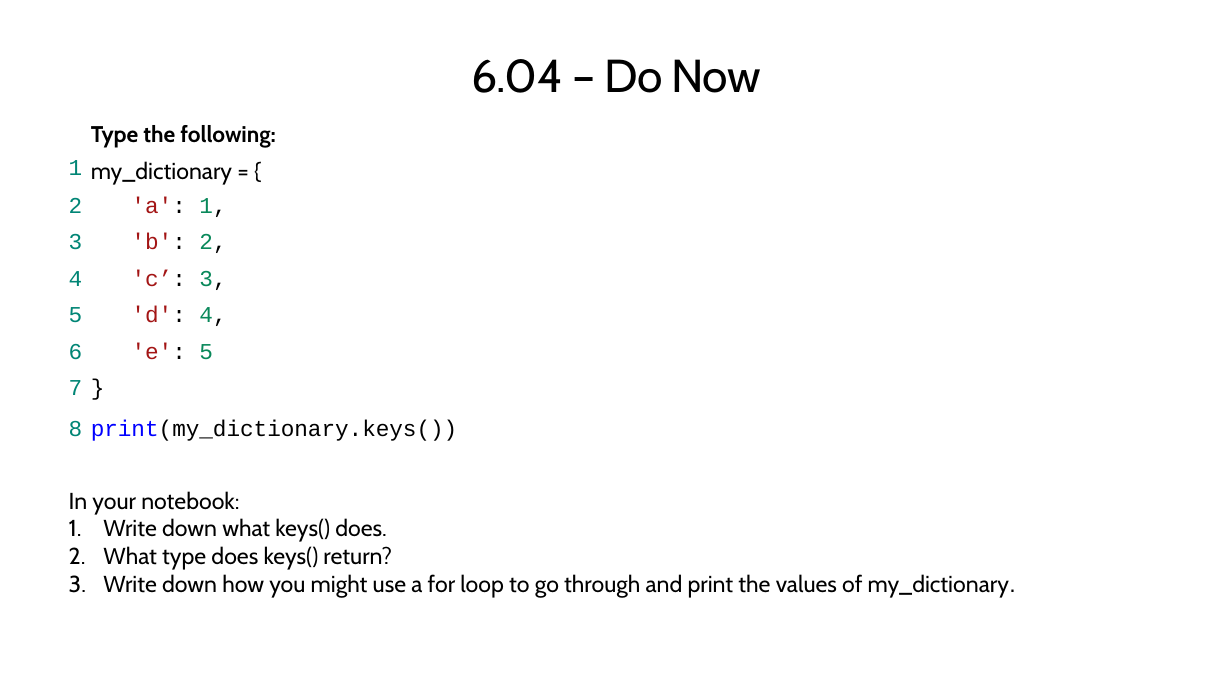
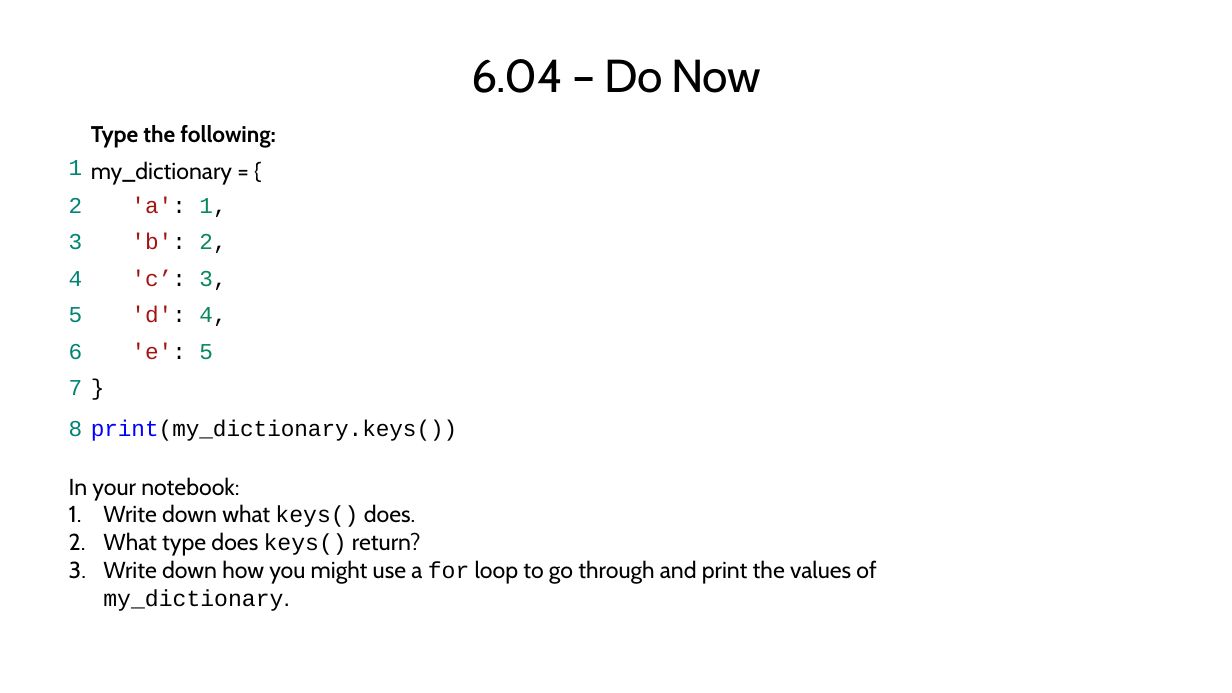
Before and after one commit to TEALSK12/2nd-semester-introduction-to-computer-science, a slide deck: slide 4 of units/6_unit/slidedecks/Intro Python 6.04 TEALS.pptx. Drawn at 1232x693 pixels with LibreOffice and Linux fonts; fonts in the diff are those of the drawing; background and template pictures are left out. Boxes give left, top, right and bottom in pixels: in the first picture for what was removed or moved away, otherwise in the second. Text is boxed around its words. In the diff, an @@ line names an element or a change of style, - is before the commit and + after.

```diff
--- a/units/6_unit/slidedecks/Intro Python 6.04 TEALS.pptx
+++ b/units/6_unit/slidedecks/Intro Python 6.04 TEALS.pptx
@@ text "In your notebook:": place and size @@
-text "In your notebook:" at bbox=[69, 491, 1016, 598]
+text "In your notebook:" at bbox=[69, 477, 876, 611]
@@ text at bbox=[103, 504, 876, 611]: font Cabin to Courier New in "keys()", "keys()", "for my_dictionary." @@
```
Also in this commit, not shown: 3 other slides changed, 2 slides removed, 21 other files.
